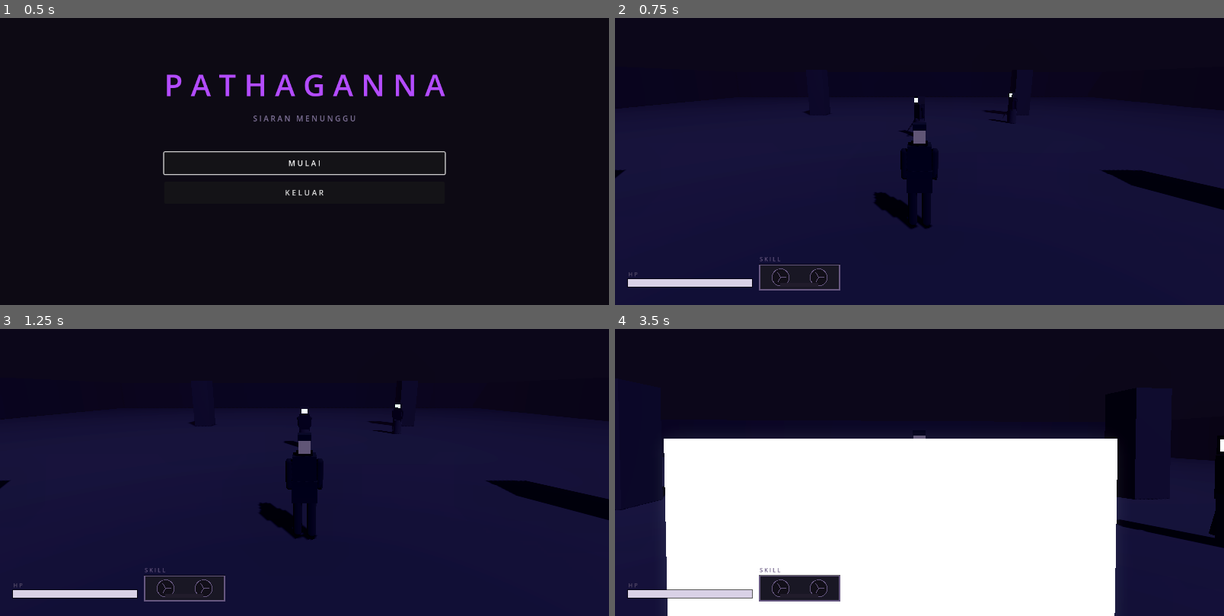
Above: before the commit, frames 1-4 (two rows, left to right).
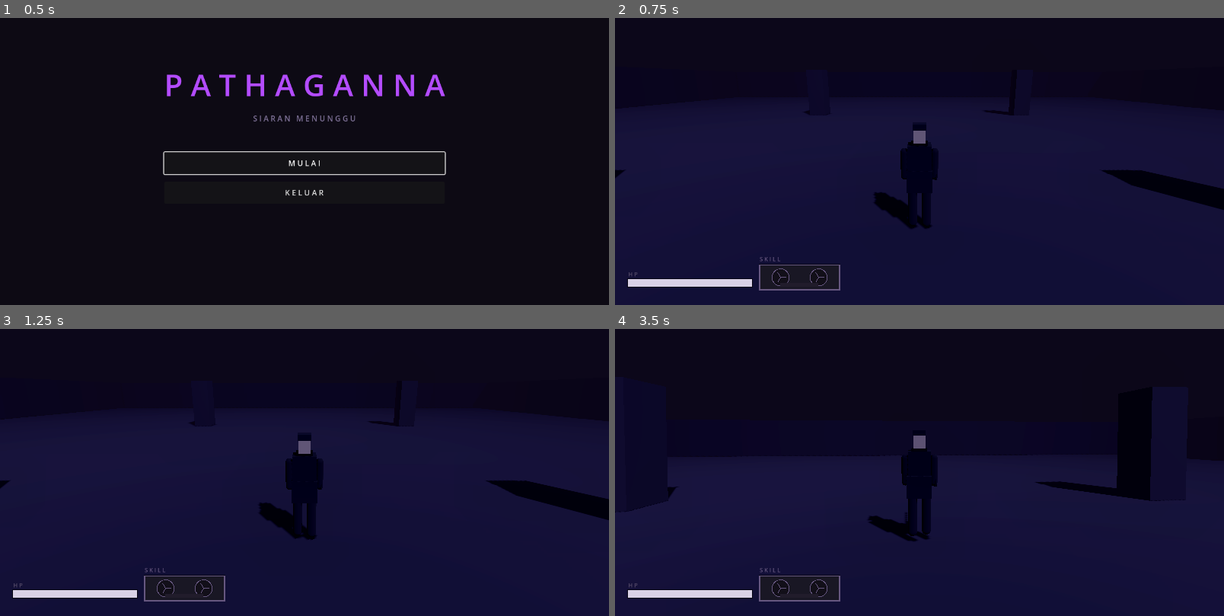
Above: after the commit, the same moments.

Repository: Watarufa/Pathaganna
Game: Godot game, scene res://scenes/main.tscn
Two runs of this game, one before a commit and one after it. Both use one fixed random seed, a clock stepped at 60 frames per second and the inputs below.
Inputs (mouse positions are in pixels of both pictures, inside the frame that each line leads up to):
- Up to frame 1 (0.5 s): no input
- Up to frame 2 (0.75 s): click "M U L A I" at 0.5 s
- Up to frame 3 (1.25 s): no input
- Up to frame 4 (3.5 s): move the mouse to (949, 443) at 1.27 s; hold W (move_forward) from 1.28 s (still down); click (949, 443) at 1.35 s; tap Shift (dodge) at 1.55, 2.1 s; move the mouse to (889, 446) at 2.02 s; right-click (889, 446) at 2.3 s; move the mouse to (931, 438) at 2.77 s; right-click (931, 438) at 2.85 s; click (931, 438) at 3.05 s

Frame 1 is identical in both runs. In frame 2, 0.2% of the frame differs, in the area x 46-66%, y 26-42%; in frame 3, 0.2%; in frame 4, 46%, in the area x 0-100%, y 20-100%.
Error after the commit: Parse Error: Cannot find member "CRT_OFF" in base "Palette". (res://scripts/enemies/dummy.gd:235)

Commit message:
draw poses on render frames so animation stops stuttering above 60hz

Diff:
--- a/scripts/enemies/dummy.gd
+++ b/scripts/enemies/dummy.gd
@@ -17,9 +17,16 @@
 var hitbox: Hitbox
 
 var _screen: MeshInstance3D
+var _screen_fill: MeshInstance3D
+var _fill_mat: StandardMaterial3D
+var _fill_base_energy := 1.0
 var _cooldown := 0.0
 var _current: Dictionary = {}
 var _hitbox_on := false
+
+# Geometri layar wajah (dimensi mesh, bukan angka gameplay — tetap di sini).
+const FILL_CENTER_Y := 0.17
+const FILL_HALF := 0.1
 
 # Profil gerakan telegraph. Putih dan merah sengaja punya BENTUK berbeda —
 # tebasan atas vs sapuan samping — supaya jenis serangan terbaca dari siluet
@@ -120,7 +127,15 @@
 	rig.attach_box("Torso", Vector3(0.5, 0.8, 0.32), Vector3(0, 0.2, 0), Palette.CLOTH)
 	# kepala monitor CRT — layar wajahnya ADALAH telegraph (diegetik)
 	rig.attach_box("Head", Vector3(0.42, 0.34, 0.38), Vector3(0, 0.17, 0), Palette.METAL)
-	_screen = rig.attach_box("Head", Vector3(0.3, 0.22, 0.02), Vector3(0, 0.17, -0.2), Palette.CRT_SCREEN)
+	_screen = rig.attach_box("Head", Vector3(0.3, 0.22, 0.02), Vector3(0, FILL_CENTER_Y, -0.2), Palette.CRT_SCREEN)
+	# lapisan hitung mundur: tumbuh dari bawah layar selama windup.
+	# Material di-duplicate per musuh supaya glow-nya bisa didenyutkan sendiri
+	# tanpa ikut mengubah musuh lain yang berbagi material palet.
+	_screen_fill = rig.attach_box("Head", Vector3(0.28, 2.0 * FILL_HALF, 0.01),
+		Vector3(0, FILL_CENTER_Y, -0.212), null)
+	_fill_mat = Palette.TELEGRAPH_WHITE.duplicate()
+	_screen_fill.material_override = _fill_mat
+	_screen_fill.visible = false
 	# lengan
 	rig.attach_capsule("ArmL", 0.07, 0.55, Vector3(0, -0.28, 0), Palette.CLOTH)
 	rig.attach_capsule("ArmR", 0.07, 0.55, Vector3(0, -0.28, 0), Palette.CLOTH)
@@ -165,7 +180,11 @@
 	velocity.z = flat.z
 	velocity.y = -0.5 if is_on_floor() else velocity.y - Balance.PLAYER.gravity * delta
 	move_and_slide()
-	_update_visuals()
+
+## Visual digambar per frame render, bukan per physics tick — lihat
+## PoseRig.visual_time(). Timing serangan tetap sepenuhnya dari state_time.
+func _process(_delta: float) -> void:
+	_update_visuals(PoseRig.visual_time(state_time, get_physics_process_delta_time()))
 
 func _st_idle() -> void:
 	if _cooldown > 0.0:
@@ -175,6 +194,7 @@
 		return
 	var red: bool = randf() < Balance.DUMMY.red_chance
 	_current = Balance.DUMMY.red if red else Balance.DUMMY.white
+	_arm_fill_color()
 	_change_state(State.WINDUP)
 
 func _st_windup() -> void:
@@ -196,6 +216,28 @@
 func _profile() -> Dictionary:
 	return PROFILE_WHITE if _current.get("parryable", true) else PROFILE_RED
 
+## Warna hitung mundur diambil dari material palet, jadi sumber kebenaran warna
+## tetap di resources/materials/ meski material fill-nya per-instance.
+func _arm_fill_color() -> void:
+	var src: StandardMaterial3D = Palette.TELEGRAPH_WHITE if _current.get("parryable", true) \
+		else Palette.TELEGRAPH_RED
+	_fill_mat.albedo_color = src.albedo_color
+	_fill_mat.emission = src.emission
+	_fill_base_energy = src.emission_energy_multiplier
+
+## Isi layar wajah dari bawah (0..1). 1.0 = pukulan dimulai.
+func _set_fill(amount: float) -> void:
+	if amount <= 0.001:
+		_screen_fill.visible = false
+		_screen.material_override = Palette.CRT_SCREEN
+		return
+	# layar dasar diredupkan supaya warna hitung mundur benar-benar menonjol
+	_screen.material_override = Palette.CRT_OFF
+	_screen_fill.visible = true
+	_screen_fill.scale.y = amount
+	_screen_fill.position.y = (FILL_CENTER_Y - FILL_HALF) + FILL_HALF * amount
+	_fill_mat.emission_energy_multiplier = Telegraph.pulse_energy(amount, _fill_base_energy)
+
 func _stop_hitbox() -> void:
 	if _hitbox_on:
 		_hitbox_on = false
@@ -215,35 +257,38 @@
 	return get_tree().get_first_node_in_group("player")
 
 # ------------------------------------------------------------- telegraph diegetik
-func _update_visuals() -> void:
+func _update_visuals(vis_time: float) -> void:
 	match state:
 		State.WINDUP:
-			# Gerakan windup dihitung langsung dari state_time: angkat progresif →
+			# Gerakan windup dihitung langsung dari jam state: angkat mengalir →
 			# anticipation → pukul, jadi pemain membaca KAPAN, bukan cuma APA.
-			_screen.material_override = Telegraph.screen_material(
-				state_time, _current.windup, _current.parryable, Palette.CRT_SCREEN)
-			rig.snap(Telegraph.windup_pose(_profile(), state_time, _current.windup))
+			rig.snap(Telegraph.windup_pose(_profile(), vis_time, _current.windup))
+			# Layar wajah = hitung mundur diegetik: warna mengisi dari bawah,
+			# penuh 100% tepat saat pukulan dimulai.
+			_set_fill(Telegraph.fill_amount(vis_time, _current.windup))
 		State.SWING:
-			_screen.material_override = Palette.CRT_SCREEN
+			_set_fill(0.0)
 			# lanjut dari pose coil supaya ayunan menyambung mulus dari windup
-			var k := clampf(state_time / maxf(_current.hit_end, 0.01), 0.0, 1.0)
+			var k := clampf(vis_time / maxf(_current.hit_end, 0.01), 0.0, 1.0)
 			k = k * k * (3.0 - 2.0 * k)
 			rig.snap(Telegraph.blend(_profile().coil, _profile().follow, k))
 		State.STAGGER:
-			_screen.material_override = Palette.CRT_SCREEN
+			_set_fill(0.0)
 			rig.pose({
 				"Torso": Vector3(-26, 0, 8), "Head": Vector3(-18, 0, 0),
 				"ArmR": Vector3(-15, 0, -35), "ArmL": Vector3(-15, 0, 35),
 				"WeaponPivot": Vector3(-30, 0, 0),
 			}, 12.0)
 		State.REBOOT:
+			# layar padam — fill disembunyikan tanpa menyalakan kembali layar dasar
+			_screen_fill.visible = false
 			rig.pose({
 				"Torso": Vector3(-14, 0, 0), "Head": Vector3(24, 0, 0),
 				"ArmR": Vector3(-4, 0, -10), "ArmL": Vector3(-4, 0, 10),
 				"WeaponPivot": Vector3(-84, 0, 0),
 			}, 6.0)
 		_:
-			_screen.material_override = Palette.CRT_SCREEN
+			_set_fill(0.0)
 			rig.pose(POSE_IDLE, 8.0)
 
 # ------------------------------------------------------------- reaksi
@@ -270,7 +315,8 @@
 
 func _on_pseudo_death() -> void:
 	_stop_hitbox()
-	_screen.material_override = Palette.CABLE
+	_screen_fill.visible = false
+	_screen.material_override = Palette.CRT_OFF
 	HitSpark.spawn(get_parent(), global_position + Vector3.UP * 1.2, Color(0.85, 1.0, 0.9), 30, 8.0)
 	_change_state(State.REBOOT)
 
--- a/scripts/player/player.gd
+++ b/scripts/player/player.gd
@@ -220,7 +220,11 @@
 			_st_dead(delta)
 
 	move_and_slide()
-	_update_visuals(delta)
+
+## Visual digambar per frame render, bukan per physics tick — lihat
+## PoseRig.visual_time(). Timing gameplay tetap sepenuhnya dari state_time.
+func _process(delta: float) -> void:
+	_update_visuals(PoseRig.visual_time(state_time, get_physics_process_delta_time()), delta)
 
 # ------------------------------------------------------------- input buffer
 func _poll_combat_input() -> void:
@@ -541,7 +545,9 @@
 	CombatEvents.meter_changed.emit(meter, Balance.SKILL.meter_max)
 
 # ------------------------------------------------------------- visual (murni ikut state)
-func _update_visuals(delta: float) -> void:
+## `vis_time` = state_time terinterpolasi ke frame render; `delta` = delta render
+## (dipakai animasi yang berbasis akumulasi, bukan berbasis jam state).
+func _update_visuals(vis_time: float, delta: float) -> void:
 	trail.active = state in ATTACK_STATES or state == State.SKILL
 	match state:
 		State.IDLE_RUN:
@@ -549,29 +555,29 @@
 			var ratio := Vector2(velocity.x, velocity.z).length() / Balance.PLAYER.move_speed
 			rig.locomotion(ratio, delta)
 		State.ATTACK_1, State.ATTACK_2, State.ATTACK_3:
-			_attack_visual(_attack_index)
+			_attack_visual(_attack_index, vis_time)
 		State.DODGE:
-			_dodge_visual()
+			_dodge_visual(vis_time)
 		State.PARRY:
 			rig.pose({
 				"ArmR": Vector3(-95, 0, -25), "WeaponPivot": Vector3(95, 0, 0),
 				"ArmL": Vector3(-45, 0, 35), "Torso": Vector3(4, -15, 0),
 			}, 30.0)
 		State.SKILL:
-			_skill_visual()
+			_skill_visual(vis_time)
 		State.HITSTUN:
 			rig.pose(POSE_HITSTUN, 22.0)
 		State.DEAD:
 			rig.pose(POSE_DEAD, 5.0)
 
-func _attack_visual(idx: int) -> void:
+func _attack_visual(idx: int, vis_time: float) -> void:
 	var a: Dictionary = Balance.COMBO[idx]
 	var v: Dictionary = ATTACK_VIS[idx]
 	var wind_end: float = a.hit_start * 0.7
-	if state_time < wind_end:
+	if vis_time < wind_end:
 		rig.pose({ "Torso": v.torso_from, "ArmR": v.arm_from, "WeaponPivot": v.wep_from }, 26.0)
 	else:
-		var k := clampf((state_time - wind_end) / (a.hit_end - wind_end), 0.0, 1.0)
+		var k := clampf((vis_time - wind_end) / (a.hit_end - wind_end), 0.0, 1.0)
 		k = k * k * (3.0 - 2.0 * k)
 		rig.snap({
 			"Torso": v.torso_from.lerp(v.torso_to, k),
@@ -580,9 +586,9 @@
 		})
 	rig.pose({ "ArmL": Vector3(-30, 0, 25), "Head": Vector3(-4, 0, 0) }, 14.0)
 
-func _dodge_visual() -> void:
+func _dodge_visual(vis_time: float) -> void:
 	var d: Dictionary = Balance.DODGE
-	var p := clampf(state_time / d.duration, 0.0, 1.0)
+	var p := clampf(vis_time / float(d.duration), 0.0, 1.0)
 	var spin := p * p * (3.0 - 2.0 * p) * -360.0
 	rig.snap({ "Hips": Vector3(spin, 0, 0) })
 	rig.pose({
@@ -592,10 +598,10 @@
 	}, 25.0)
 	rig.pivot("Hips").position = Vector3(0, 0.92 - 0.34 * sin(p * PI), 0)
 
-func _skill_visual() -> void:
+func _skill_visual(vis_time: float) -> void:
 	var s: Dictionary = Balance.SKILL
 	var start: float = s.hit_start * 0.6
-	var k := clampf((state_time - start) / (s.hit_end - start), 0.0, 1.0)
+	var k := clampf((vis_time - start) / (s.hit_end - start), 0.0, 1.0)
 	k = k * k * (3.0 - 2.0 * k)
 	rig.snap({ "Hips": Vector3(0, k * 360.0, 0) })
 	rig.pose({
--- a/scripts/systems/pose_rig.gd
+++ b/scripts/systems/pose_rig.gd
@@ -15,6 +15,17 @@
 var _speeds := {}      # String -> float kecepatan blend
 var _cycle_phase := 0.0
 var _flash_until_ms := -1
+
+## Jam state yang sudah diinterpolasi ke frame render saat ini.
+##
+## Pose yang di-`snap()` harus digambar dari `_process` (laju render), bukan
+## `_physics_process` (60 Hz) — kalau tidak, pose cuma berubah 60×/detik
+## sementara kamera bergerak jauh lebih cepat, dan itu terbaca sebagai stutter.
+## Interpolasi ini menjaga presisinya tetap utuh terhadap jam FSM, jadi aturan
+## arsitektur #2 tidak dilanggar: timing tetap milik `state_time`.
+static func visual_time(state_time: float, physics_delta: float) -> float:
+	var frac := clampf(Engine.get_physics_interpolation_fraction(), 0.0, 1.0)
+	return state_time + frac * physics_delta
 
 # ------------------------------------------------------------- konstruksi
 func add_pivot(pname: String, parent_name: String, pos: Vector3) -> Node3D:
